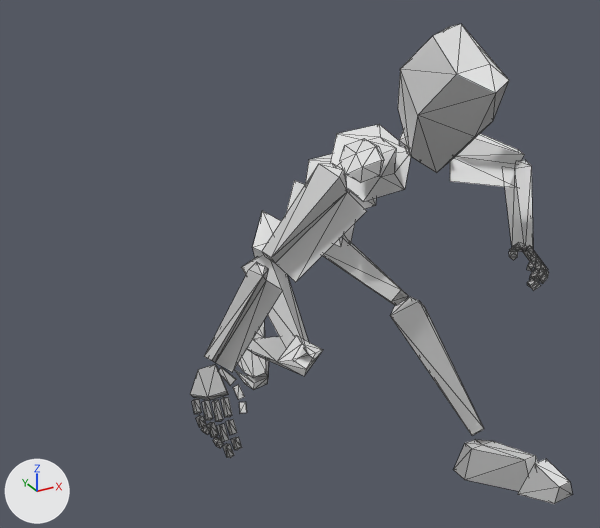
The glTF model Player/Model/player.glb, before and after one commit.
The view is the same before and after, from a 50 mm camera at (-0.911, -1.537, 1.953) aimed at (-0.171, -0.192, 1.281). Arrows for +X, +Y and +Z are at lower left; the lights stay in place. Both versions are drawn at frame 0 of the action 'Fall'; the numbers are the values there. Mesh edges are drawn as thin lines. Vertices at the same position are counted once.

In view in the first picture: 'MeshInstance'.
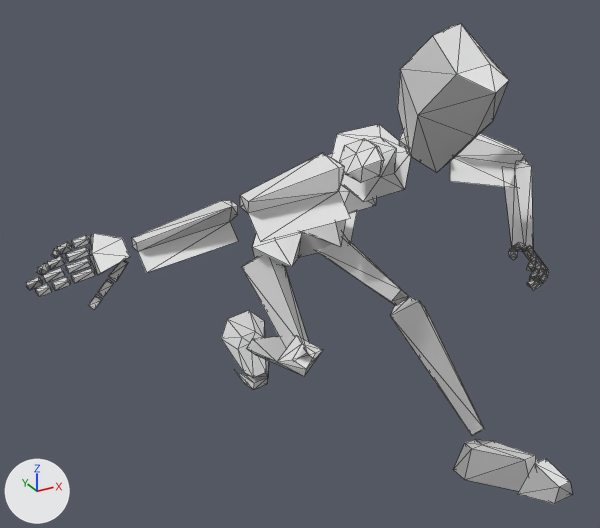
Where the change shows, as pixel boxes [x1, y1, x2, y2] in the pictures (600 x 528 px; the box of a moved part takes in the faces that stretch with it):
'MeshInstance', reshaped (43% wider): before [190, 24, 572, 504]; after [26, 24, 572, 504]
part 1 of me_mesh_0, moved or reshaped: before [190, 365, 229, 400]; after [89, 233, 130, 275]
part 2 of me_mesh_0, moved or reshaped: before [218, 367, 236, 386]; after [109, 260, 128, 281]
part 3 of me_mesh_0, moved or reshaped: before [239, 402, 247, 413]; after [88, 294, 102, 310]
part 4 of me_mesh_0, moved or reshaped: before [233, 384, 245, 400]; after [98, 279, 114, 296]
part 5 of me_mesh_0, moved or reshaped: before [231, 437, 242, 450]; after [36, 284, 51, 297]
part 6 of me_mesh_0, moved or reshaped: before [223, 443, 234, 458]; after [26, 277, 42, 290]
part 7 of me_mesh_0, moved or reshaped: before [213, 436, 223, 448]; after [36, 264, 49, 275]
part 8 of me_mesh_0, moved or reshaped: before [201, 426, 209, 435]; after [50, 248, 59, 258]
part 9 of me_mesh_0, moved or reshaped: before [226, 419, 237, 435]; after [52, 277, 70, 290]
part 10 of me_mesh_0, moved or reshaped: before [217, 424, 229, 442]; after [43, 268, 65, 283]
part 11 of me_mesh_0, moved or reshaped: before [207, 422, 219, 438]; after [47, 256, 65, 270]
part 12 of me_mesh_0, moved or reshaped: before [196, 415, 206, 428]; after [57, 242, 71, 255]
part 13 of me_mesh_0, moved or reshaped: before [221, 397, 232, 418]; after [71, 268, 95, 283]
part 14 of me_mesh_0, moved or reshaped: before [212, 400, 223, 422]; after [66, 258, 91, 274]
part 15 of me_mesh_0, moved or reshaped: before [202, 400, 213, 421]; after [66, 247, 89, 262]
part 16 of me_mesh_0, moved or reshaped: before [192, 399, 202, 414]; after [72, 235, 89, 248]
part 17 of me_mesh_0, moved or reshaped: before [204, 262, 282, 372]; after [132, 200, 238, 273]
part 18 of me_mesh_0, moved or reshaped: before [262, 164, 366, 282]; after [240, 153, 350, 242]

Edits to the bpy script that builds the scene:
```text
Change me_mesh_0:
    where me_mesh_0.from_pydata(...)  # 529 vertices, 842 faces; spans x -0.469..0.403, y -0.657..0.224, z 0.751..1.746
    me_mesh_0 part 1: the loose piece of 10 vertices spanning x -0.466..-0.402, y -0.353..-0.283, z 1.118..1.175 is multiplied about its middle by the matrix ((0.261, 0.679, 0.686), (-0.041, 0.718, -0.695), (-0.964, 0.154, 0.215)), then moved by (-0.148, 0.033, 0.282)
    me_mesh_0 part 2: the loose piece of 8 vertices spanning x -0.409..-0.378, y -0.336..-0.303, z 1.134..1.169 is multiplied about its middle by the matrix ((0.361, 0.723, 0.589), (0.03, 0.622, -0.782), (-0.932, 0.3, 0.203)), then moved by (-0.174, 0.032, 0.238)
    me_mesh_0 part 3: the loose piece of 8 vertices spanning x -0.392..-0.372, y -0.372..-0.347, z 1.091..1.115 is multiplied about its middle by the matrix ((0.86, 0.389, 0.331), (-0.157, 0.818, -0.554), (-0.486, 0.424, 0.764)), then moved by (-0.228, 0.076, 0.236)
    me_mesh_0 part 4: the loose piece of 8 vertices spanning x -0.392..-0.372, y -0.356..-0.329, z 1.112..1.143 is multiplied about its middle by the matrix ((0.642, 0.597, 0.482), (-0.133, 0.705, -0.696), (-0.755, 0.383, 0.532)), then moved by (-0.209, 0.057, 0.235)
    me_mesh_0 part 5: the loose piece of 8 vertices spanning x -0.426..-0.411, y -0.418..-0.398, z 1.057..1.079 is multiplied about its middle by the matrix ((0.011, 0.315, 0.949), (-0.049, 0.948, -0.314), (-0.999, -0.043, 0.026)), then moved by (-0.276, 0.099, 0.323)
    me_mesh_0 part 6: the loose piece of 8 vertices spanning x -0.441..-0.425, y -0.414..-0.394, z 1.042..1.067 is multiplied about its middle by the matrix ((0.263, 0.68, 0.684), (-0.056, 0.719, -0.693), (-0.963, 0.144, 0.227)), then moved by (-0.27, 0.121, 0.339)
    me_mesh_0 part 7: the loose piece of 8 vertices spanning x -0.45..-0.43, y -0.382..-0.365, z 1.045..1.068 is multiplied about its middle by the matrix ((0.261, 0.679, 0.686), (-0.041, 0.718, -0.695), (-0.964, 0.154, 0.215)), then moved by (-0.244, 0.111, 0.35)
    me_mesh_0 part 8: the loose piece of 8 vertices spanning x -0.461..-0.441, y -0.354..-0.334, z 1.058..1.08 is multiplied about its middle by the matrix ((0.261, 0.679, 0.686), (-0.041, 0.718, -0.695), (-0.964, 0.154, 0.215)), then moved by (-0.207, 0.095, 0.355)
    me_mesh_0 part 9: the loose piece of 8 vertices spanning x -0.426..-0.414, y -0.404..-0.379, z 1.079..1.107 is multiplied about its middle by the matrix ((0.137, 0.517, 0.845), (-0.032, 0.855, -0.518), (-0.99, 0.043, 0.134)), then moved by (-0.246, 0.087, 0.301)
    me_mesh_0 part 10: the loose piece of 8 vertices spanning x -0.442..-0.429, y -0.402..-0.374, z 1.068..1.1 is multiplied about its middle by the matrix ((0.263, 0.68, 0.684), (-0.056, 0.719, -0.693), (-0.963, 0.144, 0.227)), then moved by (-0.238, 0.096, 0.322)
    me_mesh_0 part 11: the loose piece of 8 vertices spanning x -0.455..-0.439, y -0.381..-0.36, z 1.07..1.097 is multiplied about its middle by the matrix ((0.261, 0.679, 0.686), (-0.041, 0.718, -0.695), (-0.964, 0.154, 0.215)), then moved by (-0.217, 0.092, 0.336)
    me_mesh_0 part 12: the loose piece of 8 vertices spanning x -0.468..-0.451, y -0.355..-0.338, z 1.08..1.103 is multiplied about its middle by the matrix ((0.261, 0.679, 0.686), (-0.041, 0.718, -0.695), (-0.964, 0.154, 0.215)), then moved by (-0.187, 0.08, 0.346)
    me_mesh_0 part 13: the loose piece of 8 vertices spanning x -0.425..-0.408, y -0.382..-0.348, z 1.103..1.134 is multiplied about its middle by the matrix ((0.263, 0.68, 0.684), (-0.057, 0.719, -0.693), (-0.963, 0.144, 0.228)), then moved by (-0.212, 0.065, 0.28)
    me_mesh_0 part 14: the loose piece of 8 vertices spanning x -0.441..-0.423, y -0.377..-0.341, z 1.096..1.129 is multiplied about its middle by the matrix ((0.263, 0.68, 0.684), (-0.056, 0.719, -0.693), (-0.963, 0.144, 0.227)), then moved by (-0.201, 0.068, 0.301)
    me_mesh_0 part 15: the loose piece of 8 vertices spanning x -0.456..-0.438, y -0.365..-0.33, z 1.096..1.127 is multiplied about its middle by the matrix ((0.261, 0.679, 0.686), (-0.041, 0.718, -0.695), (-0.964, 0.154, 0.215)), then moved by (-0.183, 0.066, 0.317)
    me_mesh_0 part 16: the loose piece of 8 vertices spanning x -0.469..-0.452, y -0.345..-0.318, z 1.101..1.127 is multiplied about its middle by the matrix ((0.261, 0.679, 0.686), (-0.041, 0.718, -0.695), (-0.964, 0.154, 0.215)), then moved by (-0.16, 0.06, 0.331)
    me_mesh_0 part 17: the loose piece of 14 vertices spanning x -0.422..-0.252, y -0.3..-0.225, z 1.145..1.331 is multiplied about its middle by the matrix ((0.761, 0.078, 0.644), (-0.204, 0.971, 0.124), (-0.616, -0.226, 0.755)), then moved by (-0.096, 0.0, 0.182)
    me_mesh_0 part 18: the loose piece of 14 vertices spanning x -0.28..-0.055, y -0.27..-0.193, z 1.284..1.489 is multiplied about its middle by the matrix ((0.86, 0.02, 0.511), (-0.121, 0.979, 0.167), (-0.496, -0.205, 0.844)), then moved by (-0.036, -0.006, 0.053)
```
